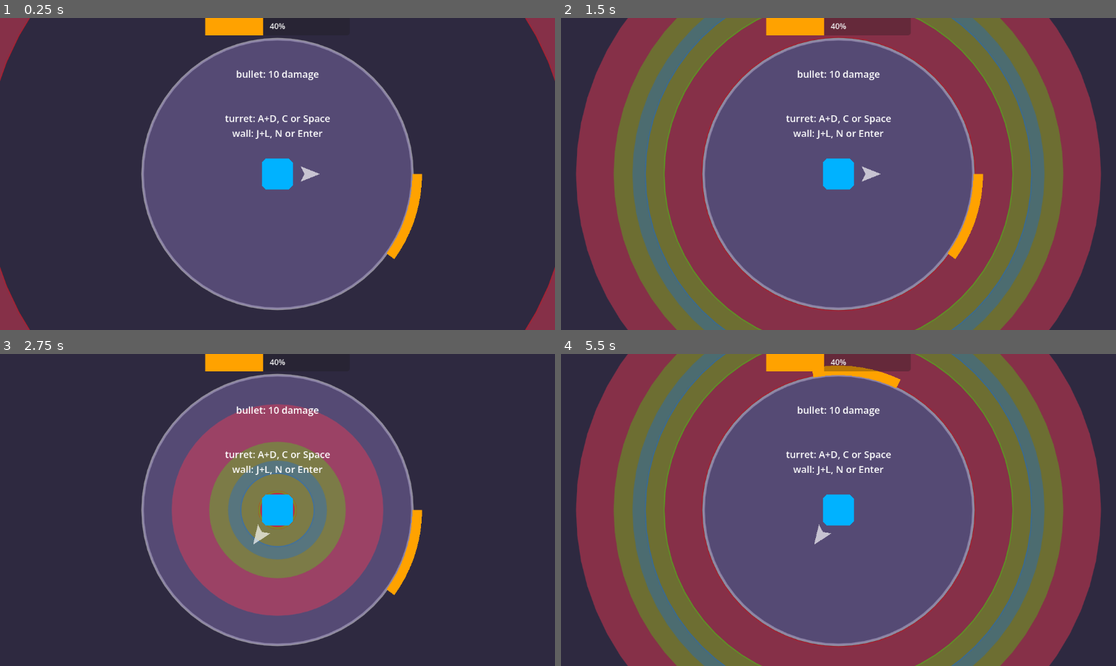
Above: before the commit, frames 1-4 (two rows, left to right).
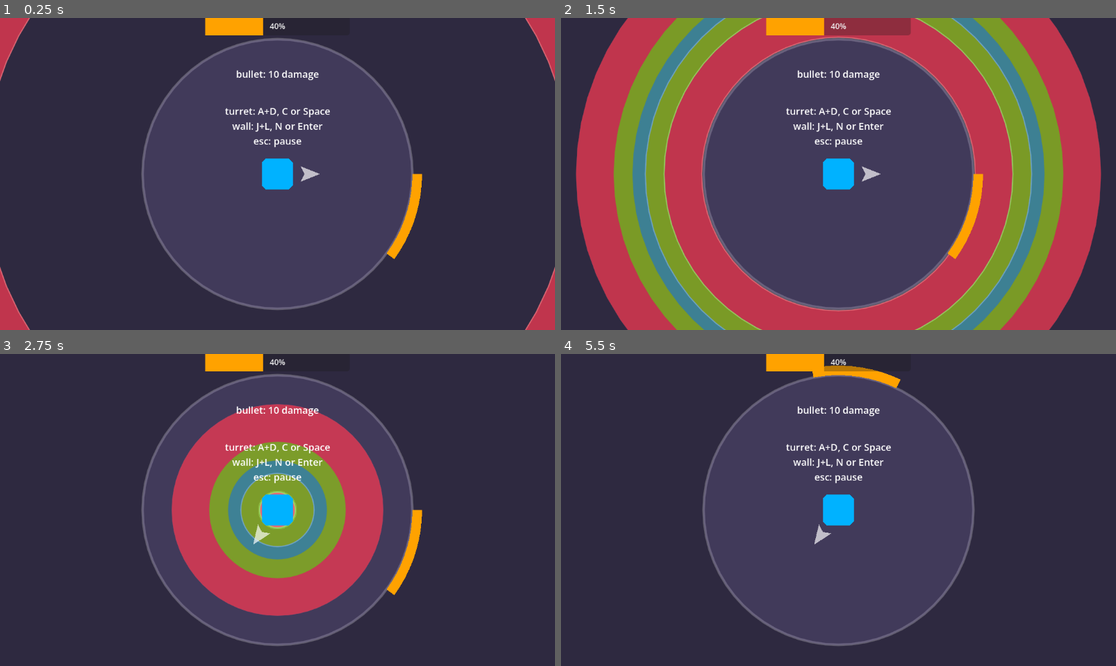
Above: after the commit, the same moments.

Repository: solirides/amazing-game
Game: Godot game, scene res://scenes/world/world.tscn
Same seed, same stepped clock (60 frames per second), same inputs: the game is played once before the commit and once after it. The engine's default icon, where the game draws it, is replaced by a stand-in: a white triangle on a blue panel in a dark square.
Inputs (mouse positions are in pixels of both pictures, inside the frame that each line leads up to):
- Up to frame 1 (0.25 s): no input
- Up to frame 2 (1.5 s): move the mouse to (960, 158) at 0.52 s; hold Right (ui_right) 0.53-1.28 s; click (960, 158) at 0.6 s; tap C (turret_attack) at 0.8, 1.35 s; move the mouse to (727, 189) at 1.27 s; hold Down (ui_down) from 1.28 s (still down)
- Up to frame 3 (2.75 s): tap A (turret_ccw) at 1.55 s; move the mouse to (333, 441) at 2.02 s; release Down (ui_down) at 2.03 s; hold Right (ui_right) from 2.03 s (still down); hold A (turret_ccw) from 2.03 s (still down); tap D (turret_cw) at 2.3 s
- Up to frame 4 (5.5 s): move the mouse to (810, 572) at 2.77 s; release Right (ui_right) at 2.78 s; release A (turret_ccw) at 2.78 s; hold Up (ui_up) 2.78-3.53 s; tap D (turret_cw) at 2.85 s; tap J (wall_ccw) at 3.05 s; tap Enter at 3.5 s; move the mouse to (1005, 556) at 3.52 s; hold J (wall_ccw) 3.53-4.28 s; hold Left (ui_left) 3.53-5.03 s; tap L (wall_cw) at 3.8, 4.35 s; move the mouse to (672, 463) at 4.27 s; click (672, 463) at 4.55 s; move the mouse to (866, 510) at 5.02 s; hold Down (ui_down) from 5.03 s (still down); click (866, 510) at 5.1 s; tap C (turret_attack) at 5.3 s

The runs differ from the first frame. In frame 1, 35% of the frame differs, in the area x 0-100%, y 0-100%; in frame 2, 86%; in frame 3, 32%; in frame 4, 87%, in the area x 2-98%, y 0-100%.

Commit message:
color switching + organization

Diff:
--- a/amazing-game/modules/player/player.gd
+++ b/amazing-game/modules/player/player.gd
@@ -1,128 +1,64 @@
+class_name Player
 extends RigidBody2D
 
 
-@export var speed = 200
-@export var rotation_speed = 0.1
-@export var bullet_speed = 1000
-@export var base_health = 100
-@export var base_damage = 10
-@export var infinite_shooting = false
+@export var base_speed:float = 12
+@export var base_health:int = 100
+@export var respawn_time:float = 4.0
 
-@export var circle_node:Node
+@onready var health = base_health
+@onready var speed = base_speed
+var theta = 0
+var can_move = true
+var alive_state = true
+var can_shoot = false
 
-var health = 0
-var can_move = false
-var can_shoot = false
-var theta = 0
-@onready var bullet_damage = base_damage
+signal alive_state_changed(state:bool)
 
-var last_pulse_state_time = 0
-var pulse_state = [0, false]
-var highest_active_pulse_state = -1
-var pulse_states = []
-var shot_bullet = true
-
-
-# Called when the node enters the scene tree for the first time.
-func _ready() -> void:
-	GameManager.turret = self
-	health = base_health
-	await get_tree().process_frame
-	await get_tree().process_frame
-	await get_tree().process_frame
-	await get_tree().process_frame
-	await get_tree().process_frame
-	await get_tree().process_frame
-	await get_tree().process_frame
-	await get_tree().process_frame
-	await get_tree().process_frame
-	for i in circle_node.timing_ranges:
-		pulse_states.append(false)
-
-
-# Called every frame. 'delta' is the elapsed time since the previous frame.
-func _process(delta: float) -> void:
-	#$Pointer.global_rotation = (get_global_mouse_position() - self.global_position).angle()
-	pass
-
-
-func _physics_process(delta: float) -> void:
-	if can_move:
-		var vector = Input.get_vector("ui_left","ui_right","ui_up","ui_down")
-		vector.normalized()
-		linear_velocity = vector * speed
-
-	#print(shot_bullet)
-
-	# note: "left_mouse" is an input set in Project>Project settings>Input map
-	if Input.is_action_just_pressed("turret_attack") or Input.is_action_just_pressed("left_mouse"):
-		if pulse_states[0] == true and (shot_bullet == false or infinite_shooting):
-			shot_bullet = true
-			var damage = bullet_damage
-			damage *= circle_node.timing_ranges[highest_active_pulse_state][1]
-
-			#if circle_node:
-				#var time = Time.get_ticks_msec()
-				#var time_diff = abs(time - circle_node.center_time)/1000.0
-				#if time_diff <= circle_node.timing_range:
-					#damage = 1
-				##damage =  max(0, 1 - (time_diff / circle_node.timing_range))
-				##print("current time: " + str(time))
-				##print("prediced time: " + str(circle_node.center_time))
-				#print("time difference: " + str(time_diff))
-				#print("this is the damage: " + str(damage))
-				#damage *= bullet_damage
-				#
-
-			shoot(damage)
-
-	if Input.is_action_pressed("turret_ccw"):
-		theta -= rotation_speed
-	if Input.is_action_pressed("turret_cw"):
-		theta += rotation_speed
-	$Pointer.global_rotation = theta
-
-func _input(event: InputEvent) -> void:
-	pass
-
-
-func shoot(damage:float):
-	#print("shoot")
-	var bullet_scene = preload("res://modules/bullet/bullet.tscn")
-	var instance = bullet_scene.instantiate()
-
-	#var direction = (get_global_mouse_position() - global_position).normalized()
-	var direction = theta
-
-	instance.global_position = self.global_position
-	instance.linear_velocity = bullet_speed * Vector2(1,0).rotated(theta)
-	#instance.rotate(direction.angle())
-	instance.rotate(theta)
-	instance.damage = damage
-	#instance.scale = Vector2(damage, damage)
-	instance.get_node("Polygon2D").color = $Polygon2D.modulate
-	instance.get_node("Label").text = str(int(damage))
-	GameManager.world.info_label.text = "bullet damage: " + str(damage)
-	print("spawned bullet with damage: " + str(damage))
-
-	get_tree().root.add_child(instance)
-
+func _on_body_entered(body: Node) -> void:
+	#print("collision")
+	if body.is_in_group("bullet"):
+		damage(body.damage)
+		body.queue_free()
 
 func damage(amount:int):
+	if alive_state == false:
+		return
 	health -= amount
 	if health <= 0:
 		print("player dead")
-		queue_free()
+		die()
 
-func _on_pulse_reached(state_i:int, damage_scale:float, start_or_end_state:bool):
-	pulse_state = [state_i, start_or_end_state]
-	pulse_states[state_i] = start_or_end_state
-	if start_or_end_state:
-		highest_active_pulse_state = state_i
-	else:
-		highest_active_pulse_state = state_i - 1
+var modulate_tween:Tween
 
-	last_pulse_state_time = Time.get_ticks_msec()
-	match [state_i, start_or_end_state]:
-		[0, true]:
-			shot_bullet = false
+func die():
+	alive_state_changed.emit(false)
+	alive_state = false
+	can_move = false
+
+	var timer = get_tree().create_timer(respawn_time, false, true).timeout.connect(respawn)
+	flash_animation(respawn_time)
+
+func flash_animation(duration:float):
+	# flashing animation
+	if modulate_tween:
+		modulate_tween.kill()
+	var modulate_tween = create_tween()
+	for i in range(ceil((duration - 0.6) / 0.6)):
+		modulate_tween.tween_property(self, "modulate", Color(1,1,1,0.2), 0.3)
+		modulate_tween.tween_property(self, "modulate", Color(1,1,1,0.6), 0.3)
+	for i in range(3):
+		modulate_tween.tween_property(self, "modulate", Color(1,1,1,0.4), 0.1)
+		modulate_tween.tween_property(self, "modulate", Color(1,1,1,0.8), 0.1)
+	modulate_tween.tween_property(self, "modulate", Color(1,1,1,1), 0)
+
+func respawn():
+	alive_state_changed.emit(true)
+	alive_state = true
+	can_move = true
+
+	health = base_health
+
+	if modulate_tween:
+		modulate_tween.kill()
+	modulate = Color(1,1,1,1)
--- /dev/null
+++ b/amazing-game/modules/player/turret.gd
@@ -0,0 +1,123 @@
+extends Player
+
+@export var rotation_speed = 0.1
+@export var bullet_speed = 1000
+@export var base_damage = 10
+@export var infinite_shooting = false
+
+@export var circle_node:Node
+
+# ligma ligma on the wall
+# whos is the skibibidiest onf them all
+@onready var bullet_damage = base_damage
+
+var last_pulse_state_time = 0
+var pulse_state = [0, false]
+var highest_active_pulse_state = -1
+var pulse_states = []
+var shot_bullet = true
+
+
+# Called when the node enters the scene tree for the first time.
+func _ready() -> void:
+	GameManager.turret = self
+	health = base_health
+	await get_tree().process_frame
+	await get_tree().process_frame
+	await get_tree().process_frame
+	await get_tree().process_frame
+	await get_tree().process_frame
+	await get_tree().process_frame
+	await get_tree().process_frame
+	await get_tree().process_frame
+	await get_tree().process_frame
+	for i in circle_node.timing_ranges:
+		pulse_states.append(false)
+
+
+# Called every frame. 'delta' is the elapsed time since the previous frame.
+func _process(delta: float) -> void:
+	#$Pointer.global_rotation = (get_global_mouse_position() - self.global_position).angle()
+	pass
+
+
+func _physics_process(delta: float) -> void:
+	if false:
+		var vector = Input.get_vector("ui_left","ui_right","ui_up","ui_down")
+		vector.normalized()
+		linear_velocity = vector * speed
+
+	#print(shot_bullet)
+
+	# note: "left_mouse" is an input set in Project>Project settings>Input map
+	if Input.is_action_just_pressed("turret_attack") or Input.is_action_just_pressed("left_mouse"):
+		if pulse_states[0] == true and (shot_bullet == false or infinite_shooting):
+			shot_bullet = true
+			var damage = bullet_damage
+			damage *= circle_node.timing_ranges[highest_active_pulse_state][1]
+
+			#if circle_node:
+				#var time = Time.get_ticks_msec()
+				#var time_diff = abs(time - circle_node.center_time)/1000.0
+				#if time_diff <= circle_node.timing_range:
+					#damage = 1
+				##damage =  max(0, 1 - (time_diff / circle_node.timing_range))
+				##print("current time: " + str(time))
+				##print("prediced time: " + str(circle_node.center_time))
+				#print("time difference: " + str(time_diff))
+				#print("this is the damage: " + str(damage))
+				#damage *= bullet_damage
+				#
+
+			shoot(damage)
+
+	if Input.is_action_pressed("turret_ccw"):
+		theta -= rotation_speed
+	if Input.is_action_pressed("turret_cw"):
+		theta += rotation_speed
+	$Pointer.global_rotation = theta
+
+func _input(event: InputEvent) -> void:
+	pass
+
+
+func shoot(damage:float):
+	#print("shoot")
+	var bullet_scene = preload("res://modules/bullet/bullet.tscn")
+	var instance = bullet_scene.instantiate()
+
+	#var direction = (get_global_mouse_position() - global_position).normalized()
+	var direction = theta
+
+	instance.global_position = self.global_position
+	instance.linear_velocity = bullet_speed * Vector2(1,0).rotated(theta)
+	#instance.rotate(direction.angle())
+	instance.rotate(theta)
+	instance.damage = damage
+	#instance.scale = Vector2(damage, damage)
+	instance.get_node("Polygon2D").color = $Polygon2D.modulate
+	instance.get_node("Label").text = str(int(damage))
+	GameManager.world.info_label.text = "bullet damage: " + str(damage)
+	print("spawned bullet with damage: " + str(damage))
+
+	get_tree().root.add_child(instance)
+
+#
+#func damage(amount:int):
+	#health -= amount
+	#if health <= 0:
+		#print("player dead")
+		#queue_free()
+
+func _on_pulse_reached(state_i:int, damage_scale:float, start_or_end_state:bool):
+	pulse_state = [state_i, start_or_end_state]
+	pulse_states[state_i] = start_or_end_state
+	if start_or_end_state:
+		highest_active_pulse_state = state_i
+	else:
+		highest_active_pulse_state = state_i - 1
+
+	last_pulse_state_time = Time.get_ticks_msec()
+	match [state_i, start_or_end_state]:
+		[0, true]:
+			shot_bullet = false
--- a/amazing-game/modules/player/player.tscn
+++ b/amazing-game/modules/player/turret.tscn
@@ -1,6 +1,6 @@
 [gd_scene format=3 uid="uid://b65jgvaki42my"]
 
-[ext_resource type="Script" uid="uid://cepiugbyu600a" path="res://modules/player/player.gd" id="1_fhf1h"]
+[ext_resource type="Script" uid="uid://cepiugbyu600a" path="res://modules/player/turret.gd" id="1_fhf1h"]
 [ext_resource type="Texture2D" uid="uid://wr8lqm38ij8g" path="res://icon.svg" id="2_a5pop"]
 
 [sub_resource type="PhysicsMaterial" id="PhysicsMaterial_qgxqk"]
@@ -9,7 +9,7 @@
 [sub_resource type="RectangleShape2D" id="RectangleShape2D_qgxqk"]
 size = Vector2(64, 64)
 
-[node name="Player" type="RigidBody2D" unique_id=325968683]
+[node name="Turret" type="RigidBody2D" unique_id=325968683]
 collision_mask = 11
 physics_material_override = SubResource("PhysicsMaterial_qgxqk")
 gravity_scale = 0.0
--- /dev/null
+++ b/amazing-game/modules/player/wall.gd
@@ -0,0 +1,43 @@
+extends Player
+
+
+@export var outer_radius:float = 300
+@export var inner_radius:float = 280
+
+func _ready() -> void:
+	GameManager.wall = self
+	# set collision shape
+	var polygon = create_polygon()
+	$Polygon2D.polygon = polygon
+	$CollisionPolygon2D.polygon = polygon
+
+
+func create_polygon():
+	# make an arc shape
+	var points = []
+	var res = 10
+	var angle = 0.7
+	for i in range(res):
+		points.append(Vector2(1,0).rotated(angle / float(res) * i) * outer_radius)
+	for i in range(res):
+		points.append(Vector2(1,0).rotated(angle / float(res) * (res - i - 1)) * inner_radius)
+	return PackedVector2Array(points)
+
+
+func _physics_process(delta: float) -> void:
+
+	if can_move:
+		if Input.is_action_pressed("wall_ccw"):
+			theta -= speed / inner_radius
+		if Input.is_action_pressed("wall_cw"):
+			theta += speed / inner_radius
+
+	self.rotation = theta
+	#self.global_position = Vector2(1,0).rotated(theta)
+
+
+#func _on_body_entered(body: Node) -> void:
+	#print("collision")
+	#if body.is_in_group("bullet"):
+		#damage(body.damage)
+		#body.queue_free()
--- a/amazing-game/modules/wall/wall.tscn
+++ b/amazing-game/modules/player/wall.tscn
@@ -1,6 +1,6 @@
 [gd_scene format=3 uid="uid://dyy8y5xftvvi3"]
 
-[ext_resource type="Script" uid="uid://b04shiiclxmgo" path="res://modules/wall/wall.gd" id="1_mgm2i"]
+[ext_resource type="Script" uid="uid://b04shiiclxmgo" path="res://modules/player/wall.gd" id="1_mgm2i"]
 [ext_resource type="Texture2D" uid="uid://wr8lqm38ij8g" path="res://icon.svg" id="2_gcmdx"]
 
 [node name="Wall" type="RigidBody2D" unique_id=1220276422]
--- a/amazing-game/modules/wall/wall.gd
+++ /dev/null
@@ -1,99 +0,0 @@
-extends RigidBody2D
-
-
-@export var base_speed:float = 12
-@export var outer_radius:float = 300
-@export var inner_radius:float = 280
-
-@export var base_health:int = 100
-@export var respawn_time:float = 4.0
-
-@onready var health = base_health
-@onready var speed = base_speed
-var theta = 0
-var can_move = true
-var alive_state = true
-
-
-signal alive_state_changed(state:bool)
-
-func _ready() -> void:
-	GameManager.wall = self
-	# set collision shape
-	var polygon = create_polygon()
-	$Polygon2D.polygon = polygon
-	$CollisionPolygon2D.polygon = polygon
-
-
-func create_polygon():
-	# make an arc shape
-	var points = []
-	var res = 10
-	var angle = 0.7
-	for i in range(res):
-		points.append(Vector2(1,0).rotated(angle / float(res) * i) * outer_radius)
-	for i in range(res):
-		points.append(Vector2(1,0).rotated(angle / float(res) * (res - i - 1)) * inner_radius)
-	return PackedVector2Array(points)
-
-
-func _physics_process(delta: float) -> void:
-
-	if can_move:
-		if Input.is_action_pressed("wall_ccw"):
-			theta -= speed / inner_radius
-		if Input.is_action_pressed("wall_cw"):
-			theta += speed / inner_radius
-
-	self.rotation = theta
-	#self.global_position = Vector2(1,0).rotated(theta)
-
-
-func _on_body_entered(body: Node) -> void:
-	print("collision")
-	if body.is_in_group("bullet"):
-		damage(body.damage)
-		body.queue_free()
-
-func damage(amount:int):
-	if alive_state == false:
-		return
-	health -= amount
-	if health <= 0:
-		print("wall dead")
-		die()
-
-var modulate_tween:Tween
-
-func die():
-	alive_state_changed.emit(false)
-	alive_state = false
-	can_move = false
-
-	var timer = get_tree().create_timer(respawn_time, false, true).timeout.connect(respawn)
-	GameManager.swap_players(!GameManager.swap_state)
-	flash_animation(respawn_time)
-
-func flash_animation(duration:float):
-	# flashing animation
-	if modulate_tween:
-		modulate_tween.kill()
-	var modulate_tween = create_tween()
-	for i in range(ceil((duration - 0.6) / 0.6)):
-		modulate_tween.tween_property(self, "modulate", Color(1,1,1,0.2), 0.3)
-		modulate_tween.tween_property(self, "modulate", Color(1,1,1,0.6), 0.3)
-	for i in range(3):
-		modulate_tween.tween_property(self, "modulate", Color(1,1,1,0.4), 0.1)
-		modulate_tween.tween_property(self, "modulate", Color(1,1,1,0.8), 0.1)
-	modulate_tween.tween_property(self, "modulate", Color(1,1,1,1), 0)
-
-func respawn():
-	alive_state_changed.emit(true)
-	alive_state = true
-	can_move = true
-
-	health = base_health
-
-	if modulate_tween:
-		modulate_tween.kill()
-	modulate = Color(1,1,1,1)
--- a/amazing-game/scenes/world/circle.gd
+++ b/amazing-game/scenes/world/circle.gd
@@ -7,7 +7,6 @@
 @export var start_radius = 800
 
 @export var pulse_duration:float = 2.0
-
 @export var timing_range:float = 1.0
 #@export var perfect_timing_range:float = 0.03
 
@@ -32,6 +31,7 @@
 signal pulse_reached(state:String)
 
 func _ready() -> void:
+	modulate = Color(1,1,1,0.5)
 	circle_pulse(pulse_duration)
 
 func _process(delta: float) -> void:
@@ -120,7 +120,8 @@
 func _on_tween_finished():
 	#pulse_reached.emit("end")
 	draw_pulsing_circle = false
-	await get_tree().create_timer(1.0).timeout
+	var time = randf_range(3,7)
+	await get_tree().create_timer(time).timeout
 	circle_pulse(pulse_duration)
 
 func _draw() -> void:
@@ -135,13 +136,13 @@
 		#var perfect_offset = (start_radius - radius)/pulse_duration * timing_ranges[1][0]
 
 		# total range
-		draw_circle(Vector2(0,0), current_radius, Color(0.835, 0.672, 0.96, 0.216), false, offset, true)
+		draw_circle(Vector2(0,0), current_radius, Color(0.835, 0.672, 0.96, 1.0), false, offset, true)
 
 		for i in timing_ranges.size():
 			#area
-			draw_circle(Vector2(0,0), current_radius, Color.from_hsv(i*0.3,1,1,0.3) , false, timing_ranges[i][0]*speed * 2.0, true)
+			draw_circle(Vector2(0,0), current_radius, Color.from_hsv(i*0.3,1,1,1) , false, timing_ranges[i][0]*speed * 2.0, true)
 			# leading edge
-			draw_circle(Vector2(0,0), current_radius - timing_ranges[i][0]*speed, Color.from_hsv(i*0.3,1,1,0.3) , false, 1, true)
+			draw_circle(Vector2(0,0), current_radius - timing_ranges[i][0]*speed, Color.from_hsv(i*0.3,0.4,1,1) , false, 1, true)
 
 		#states.append([i, pulse_duration + timing_ranges[i][0], timing_ranges[i][1], true])
 
--- a/amazing-game/scenes/world/world.gd
+++ b/amazing-game/scenes/world/world.gd
@@ -120,3 +120,18 @@
 
 		for event in events1:
 			InputMap.action_add_event(actions_to_swap[i][0], event)
+
+
+
+func _on_player_death():
+	GameManager.turret.die()
+	GameManager.swap_players(!GameManager.swap_state)
+
+
+func _on_turret_alive_state_changed(state: bool) -> void:
+	pass # Replace with function body.
+
+
+func _on_wall_alive_state_changed(state: bool) -> void:
+	if state == false:
+		_on_player_death()
--- a/amazing-game/scenes/world/world.tscn
+++ b/amazing-game/scenes/world/world.tscn
@@ -1,8 +1,8 @@
 [gd_scene format=3 uid="uid://dqj8oypchmnag"]
 
 [ext_resource type="Script" uid="uid://b5dajo7xuf5e6" path="res://scenes/world/world.gd" id="1_k0juu"]
-[ext_resource type="PackedScene" uid="uid://b65jgvaki42my" path="res://modules/player/player.tscn" id="1_nnsk1"]
-[ext_resource type="PackedScene" uid="uid://dyy8y5xftvvi3" path="res://modules/wall/wall.tscn" id="2_rwgxs"]
+[ext_resource type="PackedScene" uid="uid://b65jgvaki42my" path="res://modules/player/turret.tscn" id="1_nnsk1"]
+[ext_resource type="PackedScene" uid="uid://dyy8y5xftvvi3" path="res://modules/player/wall.tscn" id="2_rwgxs"]
 [ext_resource type="Script" uid="uid://cd4g7rhnnvep4" path="res://scenes/world/camera.gd" id="2_v5dby"]
 [ext_resource type="Script" uid="uid://bmt4rrbbbby3w" path="res://scenes/world/circle.gd" id="3_4wyf3"]
 [ext_resource type="Script" uid="uid://cyfvt1ht8toqp" path="res://scenes/world/health_bars.gd" id="6_t5ptc"]
@@ -15,17 +15,17 @@
 [node name="World" type="Node2D" unique_id=345513547 node_paths=PackedStringArray("wall_node", "turret_node", "circle_display")]
 script = ExtResource("1_k0juu")
 wall_node = NodePath("Wall")
-turret_node = NodePath("Player")
+turret_node = NodePath("Turret")
 circle_display = NodePath("CircleDisplay")
 
 [node name="Camera2D" type="Camera2D" parent="." unique_id=1396958463 node_paths=PackedStringArray("target")]
 script = ExtResource("2_v5dby")
-target = NodePath("../Player")
+target = NodePath("../Turret")
 
 [node name="CircleDisplay" type="Node2D" parent="." unique_id=2028538421]
 script = ExtResource("3_4wyf3")
 
-[node name="Player" parent="." unique_id=325968683 node_paths=PackedStringArray("circle_node") instance=ExtResource("1_nnsk1")]
+[node name="Turret" parent="." unique_id=325968683 node_paths=PackedStringArray("circle_node") instance=ExtResource("1_nnsk1")]
 circle_node = NodePath("../CircleDisplay")
 
 [node name="Wall" parent="." unique_id=858099970 instance=ExtResource("2_rwgxs")]
@@ -54,7 +54,8 @@
 grow_horizontal = 2
 grow_vertical = 2
 text = "turret: A+D, C or Space
-wall: J+L, N or Enter"
+wall: J+L, N or Enter
+esc: pause"
 label_settings = SubResource("LabelSettings_k0juu")
 horizontal_alignment = 1
 vertical_alignment = 1
@@ -122,3 +123,6 @@
 anchors_preset = 0
 offset_right = 40.0
 offset_bottom = 40.0
+
+[connection signal="alive_state_changed" from="Turret" to="." method="_on_turret_alive_state_changed"]
+[connection signal="alive_state_changed" from="Wall" to="." method="_on_wall_alive_state_changed"]
Not shown, changed: amazing-game/modules/player/player.gd.uid
Not shown, added: amazing-game/modules/player/turret.gd.uid
Renamed: amazing-game/modules/wall/wall.gd.uid -> amazing-game/modules/player/wall.gd.uid
